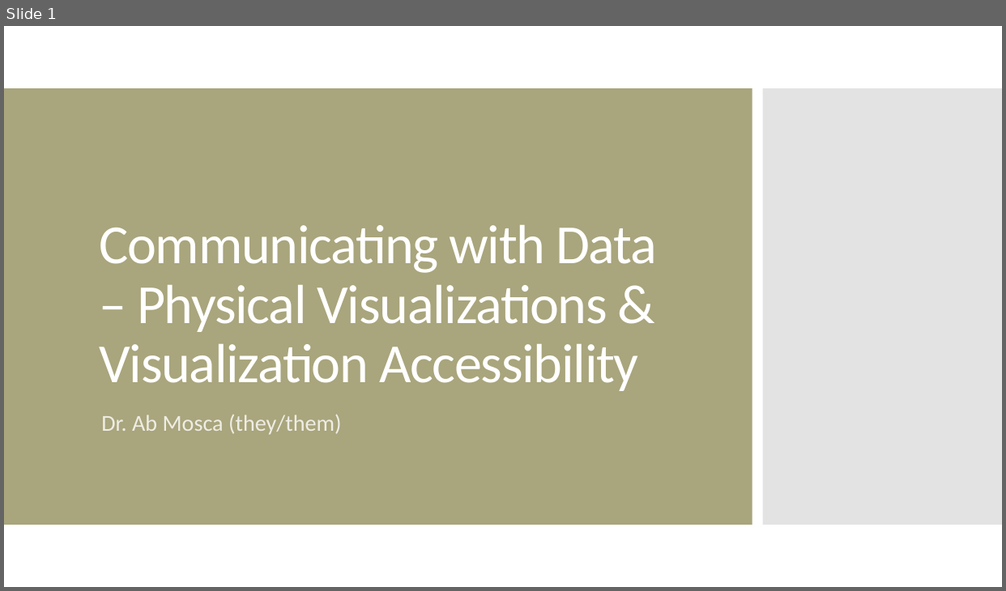
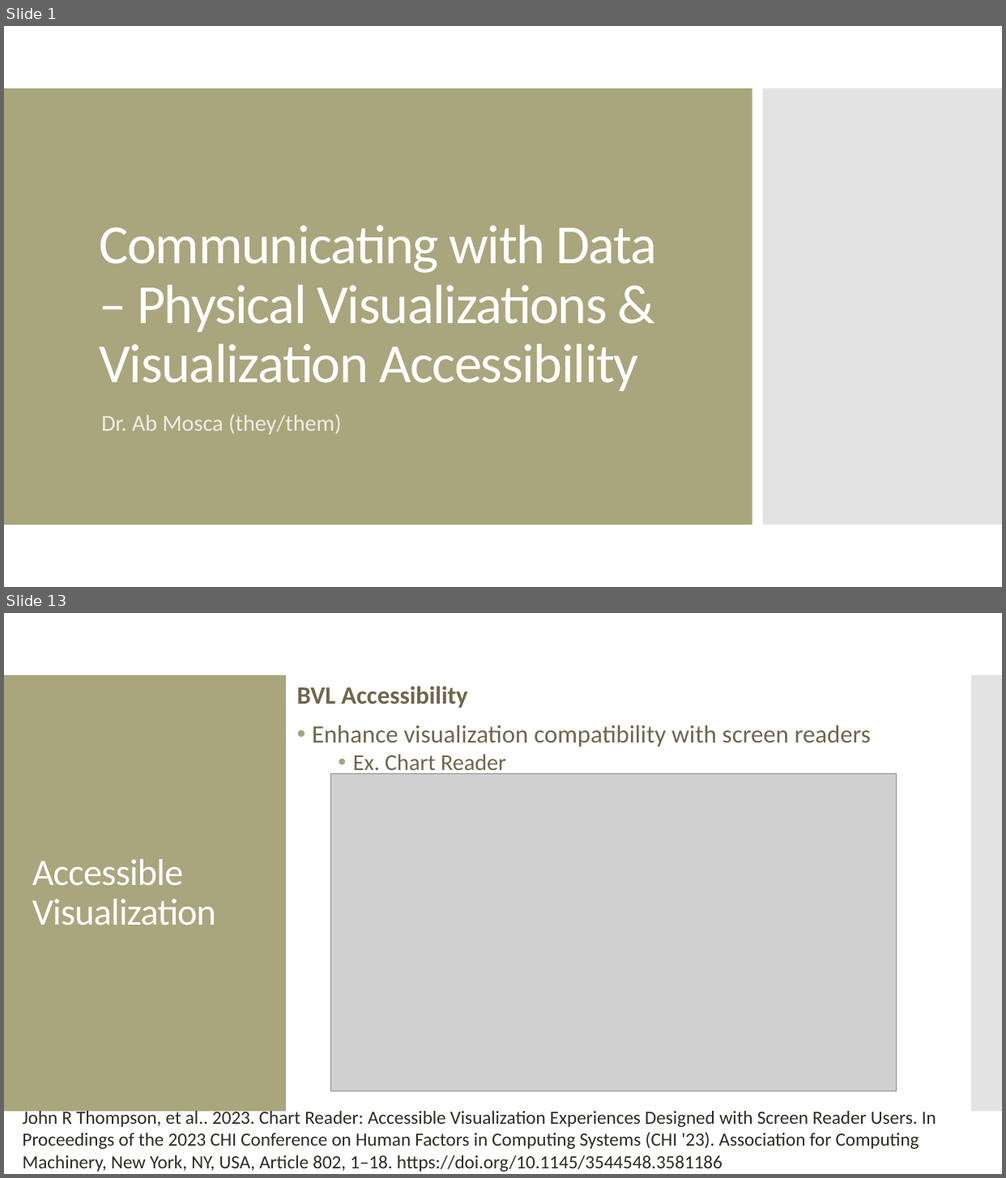
Before and after one commit to amosca01/SDS-CSC109, a slide deck: slides/12-physical-vis-accessibility.pptx. Shown one above the other, each under a label of ours: slide 1 before the commit, slides 1 and 13 after it; the slides between them are not shown. The pictures are 1006x591 and 1006x1178 pixels, drawn with LibreOffice and Linux fonts; fonts in the diff are those of the drawing; grey boxes stand for pictures. Boxes give left, top, right and bottom in pixels: in the first picture for what was removed or moved away, otherwise in the second. Text is boxed around its words. In the diff, an @@ line names an element or a change of style, - is before the commit and + after.

```diff
--- a/slides/12-physical-vis-accessibility.pptx
+++ b/slides/12-physical-vis-accessibility.pptx
@@ slide 13 added at <box>4,613,1002,1174</box>, background #FFFFFF @@
@@ rectangle added at <box>4,675,286,1112</box>, fill #A9A57C @@
@@ rectangle added at <box>971,675,1002,1112</box>, fill #C8C8C8 at 50% opacity @@
@@ text added at <box>297,686,871,776</box>, 24 pt, text #6F664C @@
+BVL Accessibility
+• Enhance visualization compatibility with screen readers
+  • Ex. Chart Reader
@@ picture added at <box>331,774,897,1092</box> @@
@@ title added at <box>32,859,216,926</box>, 36 pt, text #FFFFFF @@
+Accessible Visualization
@@ text added at <box>23,1108,936,1172</box>, 18 pt, text #2F2B20 @@
+John R Thompson, et al.. 2023. Chart Reader: Accessible Visualization Experiences Designed with Screen Reader Users. In Proceedings of the 2023 CHI Conference on Human Factors in Computing Systems (CHI '23). Association for Computing Machinery, New York, NY, USA, Article 802, 1–18. https://doi.org/10.1145/3544548.3581186
```
Also in this commit, not shown: 1 slide changed, 26 other slides added, 4 other files.
